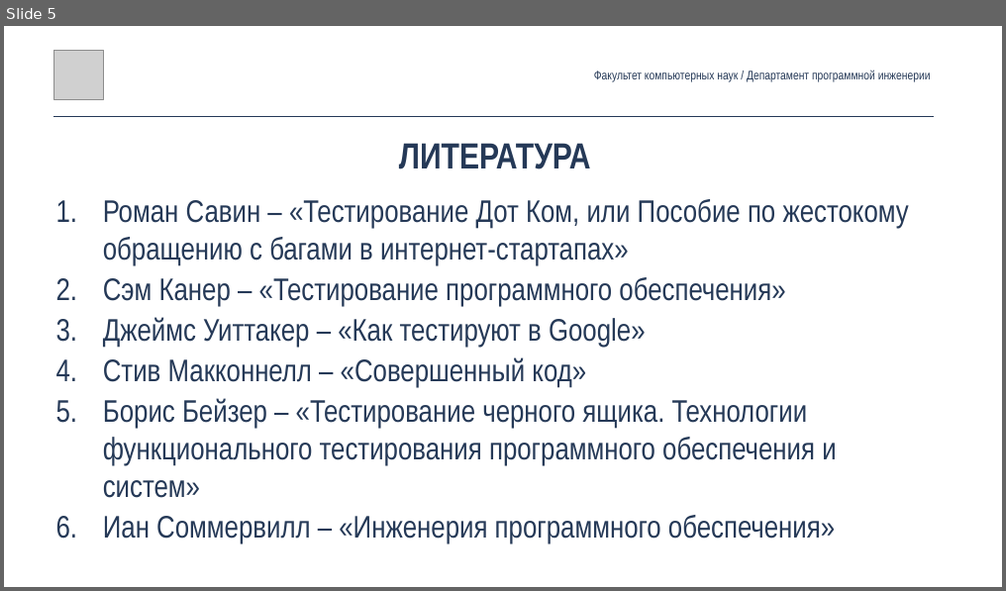
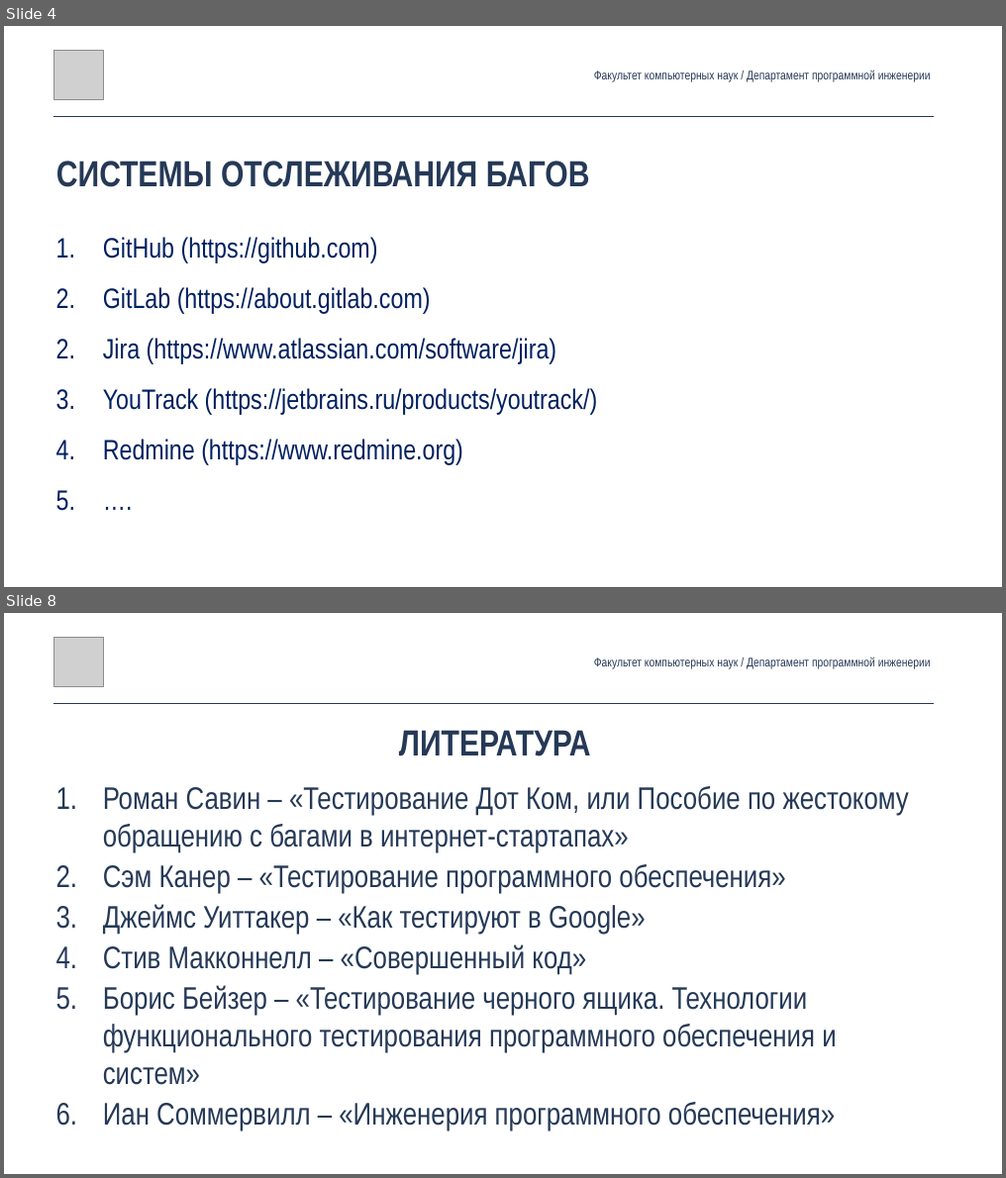
Before and after one commit to andrewt0301/qa-testing-course, a slide deck: seminars/seminar02/Seminar02.pptx. Shown one above the other, each under a label of ours: slide 5 before the commit, slides 4 and 8 after it; the slides between them are not shown. The pictures are 1006x591 and 1006x1178 pixels, drawn with LibreOffice and Linux fonts; fonts in the diff are those of the drawing; grey boxes stand for pictures. Boxes give left, top, right and bottom in pixels: in the first picture for what was removed or moved away, otherwise in the second. Text is boxed around its words. In the diff, an @@ line names an element or a change of style, - is before the commit and + after.

```diff
--- a/seminars/seminar02/Seminar02.pptx
+++ b/seminars/seminar02/Seminar02.pptx
@@ slide 4 added at box(4, 26, 1002, 587), background #FFFFFF @@
@@ picture added at box(54, 50, 103, 99) @@
@@ text added at box(594, 70, 931, 82), 24 pt, text #253957 @@
+Факультет компьютерных наук / Департамент программной инженерии
@@ line added from (54, 116) to (933, 116), #253957 1 pt @@
@@ text added at box(56, 161, 590, 187), 70 pt, text #253957, bold @@
+СИСТЕМЫ ОТСЛЕЖИВАНИЯ БАГОВ
@@ text added at box(103, 237, 598, 466), 54 pt, text #002060 @@
+1. GitHub (https://github.com)
+2. GitLab (https://about.gitlab.com)
+3. Jira (https://www.atlassian.com/software/jira)
+4. YouTrack (https://jetbrains.ru/products/youtrack/)
+5. Redmine (https://www.redmine.org)
+6. ….
@@ what was slide 5 is now slide 8 @@
```
Also in this commit, not shown: 2 slides changed, 4 other slides added, 2 slides removed, 1 other file.
